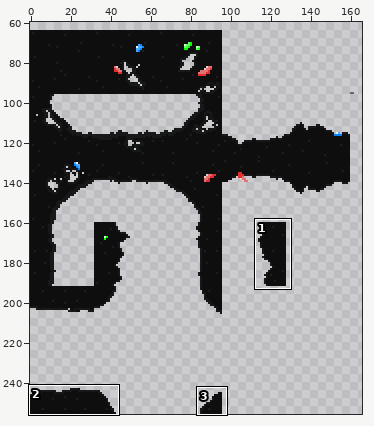
Sprite sheet: CasaDesDiamantes/sprites/caveBackgroundTiles_spr/layers/20d81cce-d4a2-4010-bc25-e89a299fd01b/6e7e754c-65ea-4434-a93a-3a674bf6517b.png. The picture above shows the old version from afar; the outline marks the close-up.
Close-up. Earlier state:
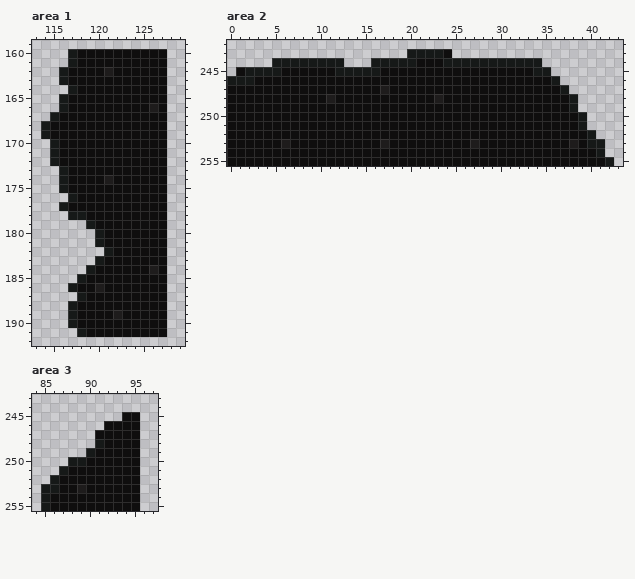
The file is 256x256 pixels. Colours within 5 levels of each other are drawn and written as one. Shown: area 1: x 113..129, y 159..192; area 2: x 0..43, y 242..255; area 3: x 84..97, y 243..255. The wide view leaves out empty margins. The commit also changed other parts of the picture, which this record leaves out.
After the commit:
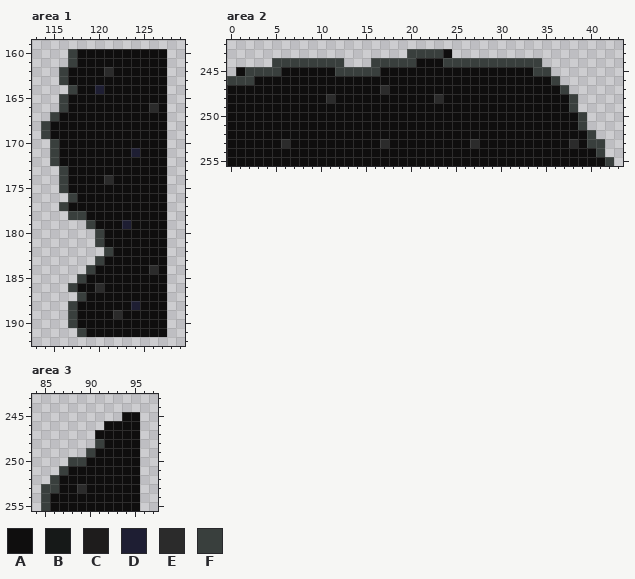
Palette (. is transparent): A #0f0e0e  B #161918  C #1e1c1c  D #1e1e33  E #2b2b2b  F #393f3d
Diff:
--- area 1
@@ x 113..129 @@
 159 .................
-160 ....BAAAAAAAAAA..
-161 ....BAAAAAAAAAA..
-162 ...BAAAACAAAAAA..
-163 ...BAAAAAAAAAAA..
-164 ....BAAAAAAAAAA..
-165 ...BAAAAAAAAAAA..
-166 ...BAAAAAAAAACA..
-167 ..BAAAAAAAAAAAA..
-168 .BAAAAAAAAAAAAA..
-169 .BAAAAAAAAAAAAA..
-170 ..BAAAAAAAAAAAA..
-171 ..BAAAAAAAAAAAA..
-172 ..BAAAAAAAAAAAA..
-173 ...BAAAAAAAAAAA..
-174 ...BAAAACAAAAAA..
-175 ...BAAAAAAAAAAA..
-176 ....BAAAAAAAAAA..
-177 ...BAAAAAAAAAAA..
-178 ....BBAAAAAAAAA..
-179 ......BAAAAAAAA..
-180 .......BAAAAAAA..
-181 .......BAAAAAAA..
-182 ........BAAAAAA..
-183 .......BAAAAAAA..
-184 ......BAAAAAACA..
-185 .....BAAAAAAAAA..
-186 ....BAACAAAAAAA..
-187 .....BAAAAAAAAA..
-188 ....BAAAAAAAAAA..
-189 ....BAAAACAAAAA..
-190 ....BAAAAAAAAAA..
-191 .....BAAAAAAAAA..
+160 ....FAAAAAAAAAA..
+161 ....FAAAAAAAAAA..
+162 ...FAAAAEAAAAAA..
+163 ...FAAAAAAAAAAA..
+164 ....FAADAAAAAAA..
+165 ...FAAAAAAAAAAA..
+166 ...FAAAAAAAAAEA..
+167 ..FAAAAAAAAAAAA..
+168 .FAAAAAAAAAAAAA..
+169 .FAAAAAAAAAAAAA..
+170 ..FAAAAAAAAAAAA..
+171 ..FAAAAAAAADAAA..
+172 ..FAAAAAAAAAAAA..
+173 ...FAAAAAAAAAAA..
+174 ...FAAAAEAAAAAA..
+175 ...FAAAAAAAAAAA..
+176 ....FAAAAAAAAAA..
+177 ...FAAAAAAAAAAA..
+178 ....FFAAAAAAAAA..
+179 ......FAAADAAAA..
+180 .......FAAAAAAA..
+181 .......FAAAAAAA..
+182 ........FAAAAAA..
+183 .......FAAAAAAA..
+184 ......FAAAAAAEA..
+185 .....FAAAAAAAAA..
+186 ....FAAEAAAAAAA..
+187 .....FAAAAAAAAA..
+188 ....FAAAAAADAAA..
+189 ....FAAAAEAAAAA..
+190 ....FAAAAAAAAAA..
+191 .....FAAAAAAAAA..
 192 .................
--- area 2
@@ x 0..43 @@
 242 ............................................
-243 ....................BBBBA...................
-244 .....BBBBBBBB...BBBBBAAABBBBBBBBBBB.........
-245 .ABBBBAAAAAABBBBBAAAAAAAAAAAAAAAAABB........
-246 BBBAAAAAAAAAAAAAAAAAAAAAAAAAAAAAAAAAB.......
-247 AAAAAAAAAAAAAAAAACAAAAAAAAAAAAAAAAAAAB......
-248 AAAAAAAAAAACAAAAAAAAAAACAAAAAAAAAAAAAAB.....
-249 AAAAAAAAAAAAAAAAAAAAAAAAAAAAAAAAAAAAAAB.....
-250 AAAAAAAAAAAAAAAAAAAAAAAAAAAAAAAAAAAAAAAB....
-251 AAAAAAAAAAAAAAAAAAAAAAAAAAAAAAAAAAAAAAAB....
-252 AAAAAAAAAAAAAAAAAAAAAAAAAAAAAAAAAAAAAAAAB...
-253 AAAAAACAAAAAAAAAACAAAAAAAAACAAAAAAAAAACABB..
-254 AAAAAAAAAAAAAAAAAAAAAAAAAAAAAAAAAAAAAAAAAB..
-255 AAAAAAAAAAAAAAAAAAAAAAAAAAAAAAAAAAAAAAAAAAB.
+243 ....................FFFFA...................
+244 .....FFFFFFFF...FFFFFAAAFFFFFFFFFFF.........
+245 .AFFFFAAAAAAFFFFFAAAAAAAAAAAAAAAAAFF........
+246 FFFAAAAAAAAAAAAAAAAAAAAAAAAAAAAAAAAAF.......
+247 AAAAAAAAAAAAAAAAAEAAAAAAAAAAAAAAAAAAAF......
+248 AAAAAAAAAAAEAAAAAAAAAAAEAAAAAAAAAAAAAAF.....
+249 AAAAAAAAAAAAAAAAAAAAAAAAAAAAAAAAAAAAAAF.....
+250 AAAAAAAAAAAAAAAAAAAAAAAAAAAAAAAAAAAAAAAF....
+251 AAAAAAAAAAAAAAAAAAAAAAAAAAAAAAAAAAAAAAAF....
+252 AAAAAAAAAAAAAAAAAAAAAAAAAAAAAAAAAAAAAAAAF...
+253 AAAAAAEAAAAAAAAAAEAAAAAAAAAEAAAAAAAAAAEAFF..
+254 AAAAAAAAAAAAAAAAAAAAAAAAAAAAAAAAAAAAAAAAAF..
+255 AAAAAAAAAAAAAAAAAAAAAAAAAAAAAAAAAAAAAAAAAAF.
--- area 3
@@ x 84..97 @@
 247 .......AAAAA..
-248 .......BAAAA..
-249 ......BAAAAA..
-250 ....BBAAAAAA..
-251 ...BAAAAAAAA..
-252 ..BAAAAAAAAA..
-253 .BBAACAAAAAA..
-254 .BAAAAAAAAAA..
-255 .BAAAAAAAAAA..
+248 .......FAAAA..
+249 ......FAAAAA..
+250 ....FFAAAAAA..
+251 ...FAAAAAAAA..
+252 ..FAAAAAAAAA..
+253 .FFAAEAAAAAA..
+254 .FAAAAAAAAAA..
+255 .FAAAAAAAAAA..
